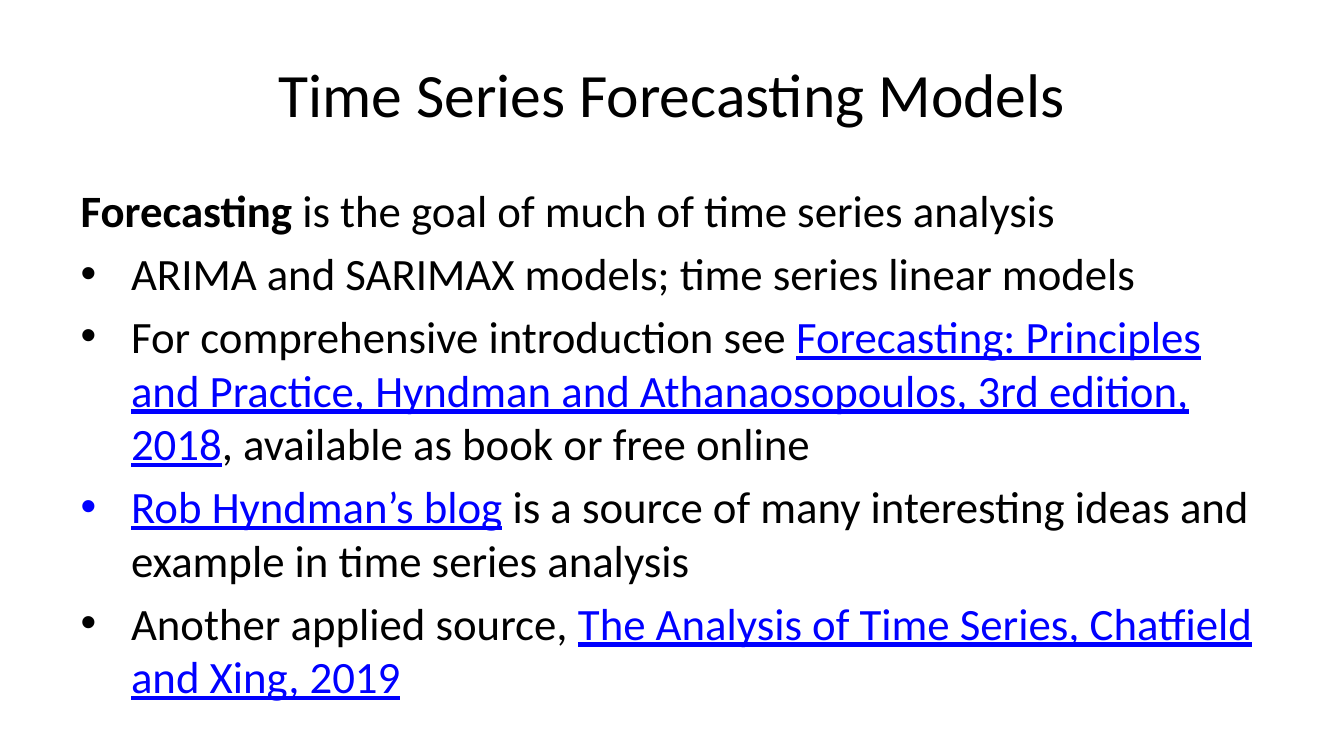
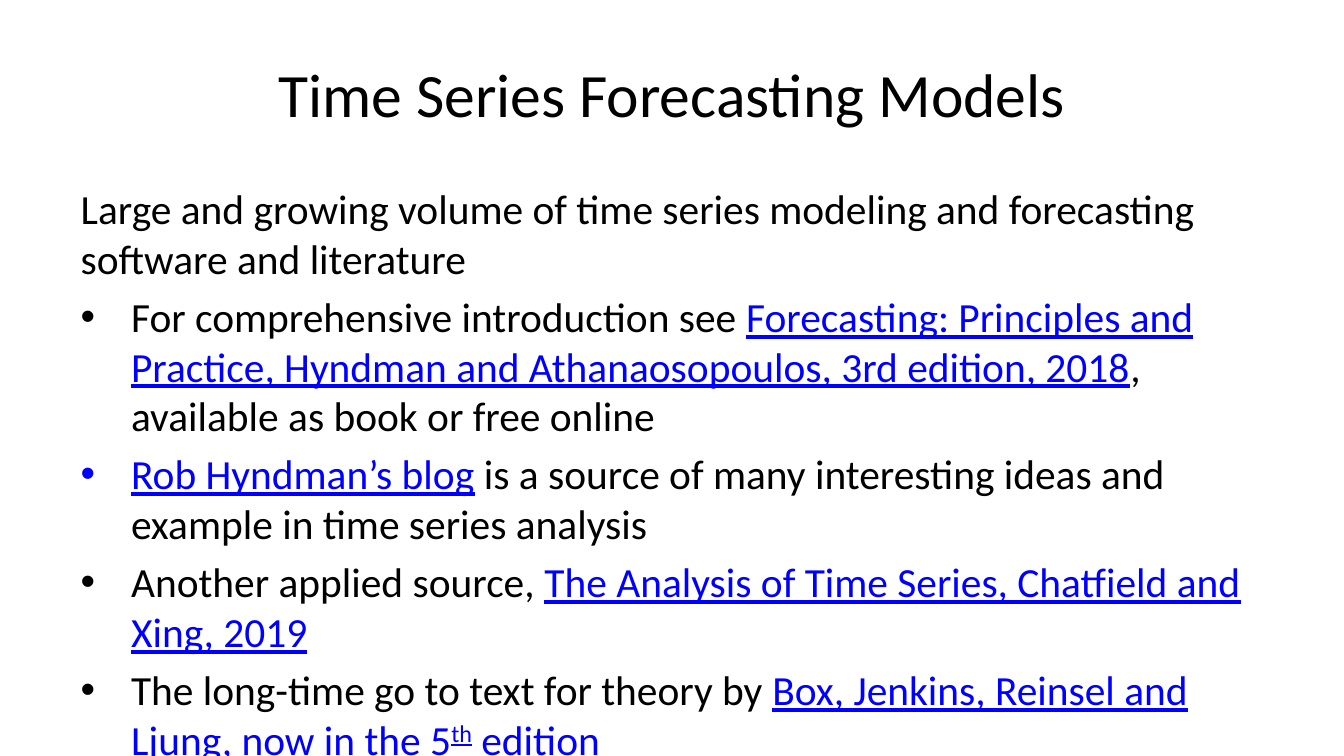
Before and after one commit to StephenElston/CSCI-E-83, a slide deck: slide 7 of LectureSlides/12_IntroductionToTimeSeriesForecasting.pptx (slide 6 before the commit). Drawn at 1344x756 pixels with LibreOffice and Linux fonts; fonts in the diff are those of the drawing. Boxes give left, top, right and bottom in pixels: in the first picture for what was removed or moved away, otherwise in the second. Text is boxed around its words. In the diff, an @@ line names an element or a change of style, - is before the commit and + after.

Commit message:
Added slides for harmonic analysis, corrected and improved slides

```diff
--- a/LectureSlides/12_IntroductionToTimeSeriesForecasting.pptx
+++ b/LectureSlides/12_IntroductionToTimeSeriesForecasting.pptx
@@ text at bbox=[81, 195, 1194, 275]: text changed; size 24 to 22.2 pt @@
-Forecasting is the goal of much of time series analysis
-• ARIMA and SARIMAX models; time series linear models
+Large and growing volume of time series modeling and forecasting software and literature
@@ text at bbox=[131, 303, 1240, 654]: size 24 to 22.2 pt in "For comprehensive introduction see Forecasting: Principles a ...", "Rob Hyndman’s blog is a source of ...", "Another applied source, The Analysis of Time ..." @@
@@ text at bbox=[131, 676, 1187, 756]: paragraph added @@
+• The long-time go to text for theory by Box, Jenkins, Reinsel and Ljung, now in the 5th edition
```
Also in this commit, not shown: 6 other slides changed, 13 slides added, 5 slides removed.
